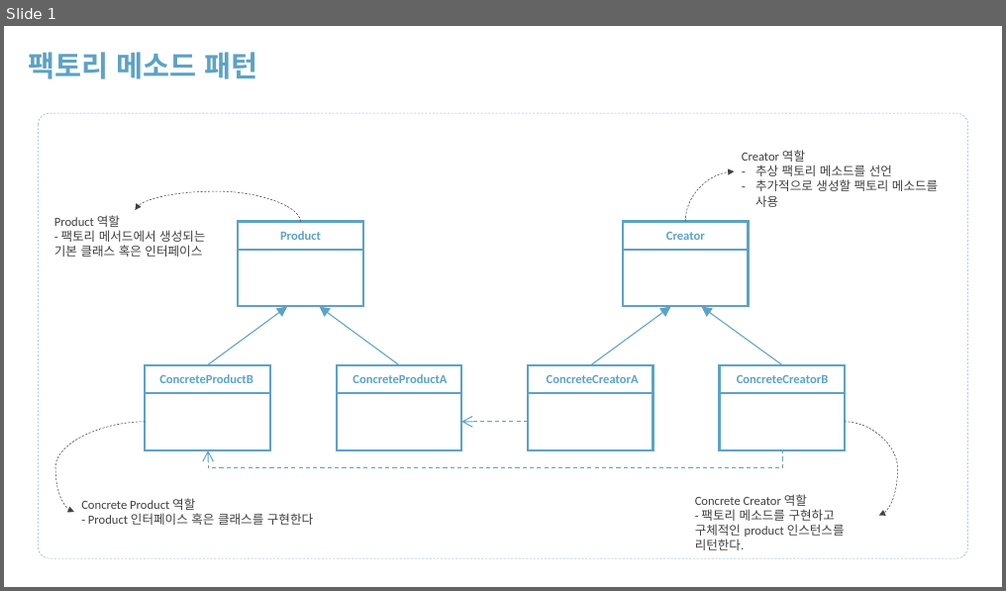
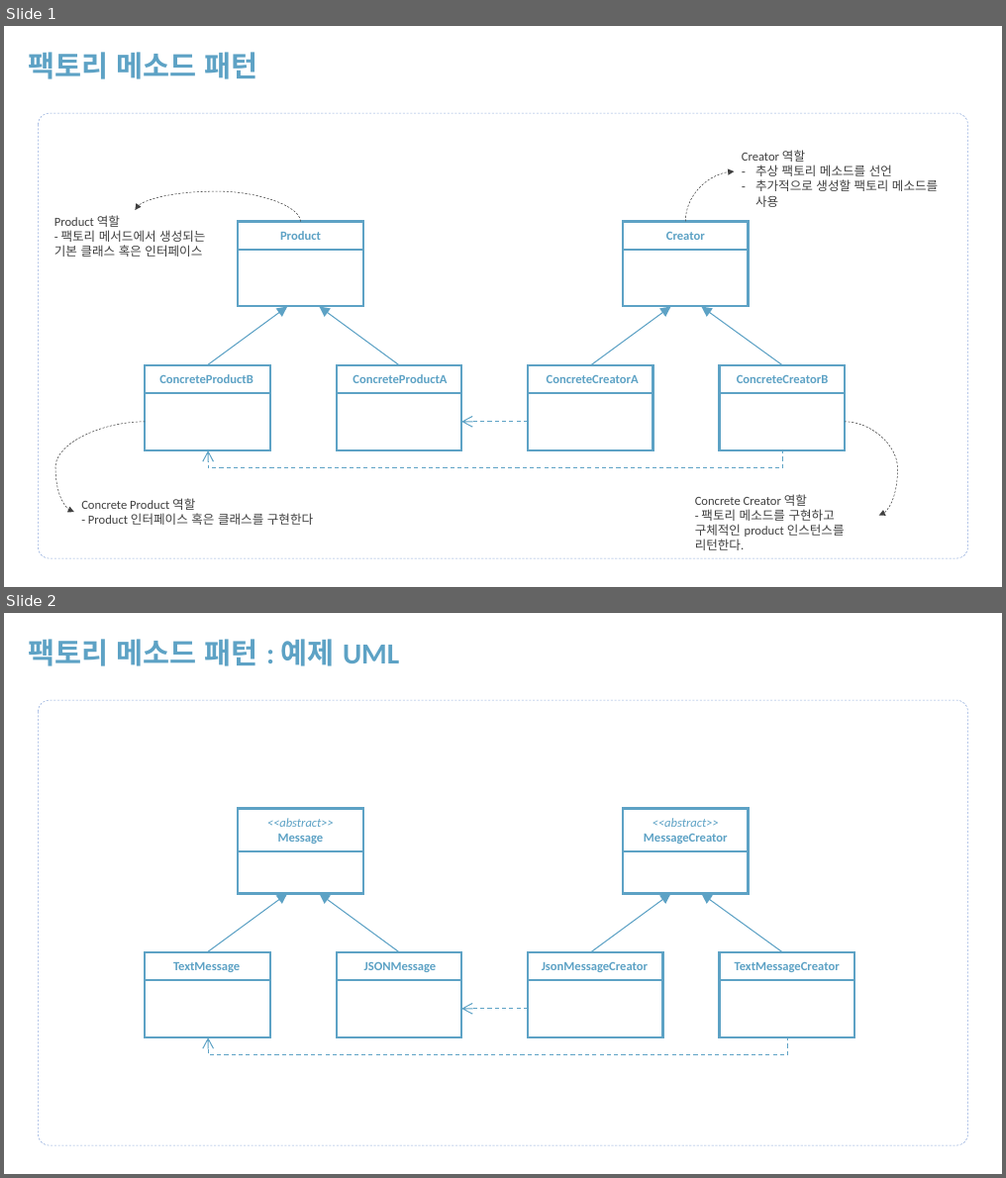
Before and after one commit to rudaks-han/book-summary, a slide deck: udemy-design-pattern/uml.pptx. Shown one above the other, each under a label of ours: slide 1 before the commit, slides 1 and 2 after it. The pictures are 1006x591 and 1006x1178 pixels, drawn with LibreOffice and Linux fonts; fonts in the diff are those of the drawing. Boxes give left, top, right and bottom in pixels: in the first picture for what was removed or moved away, otherwise in the second. Text is boxed around its words. In the diff, an @@ line names an element or a change of style, - is before the commit and + after.

```diff
--- a/udemy-design-pattern/uml.pptx
+++ b/udemy-design-pattern/uml.pptx
@@ slide 2 added at (4, 613, 1002, 1174), background #FFFFFF @@
@@ text added at (28, 639, 399, 666), 28 pt, text #5DA2C5, bold @@
+팩토리 메소드 패턴 : 예제 UML
@@ rounded rectangle added at (38, 700, 967, 1146), outline #8FAADC 0.5 pt dashed @@
@@ rectangle added at (239, 808, 363, 852), outline #5DA2C5 2 pt @@
@@ text added at (267, 818, 334, 844), 12 pt, text #5DA2C5, italic @@
+<<abstract>>
+Message
@@ rectangle added at (623, 808, 748, 852), outline #5DA2C5 2 pt @@
@@ text added at (644, 818, 728, 844), 12 pt, text #5DA2C5, bold @@
+<<abstract>>
+MessageCreator
@@ rectangle added at (239, 852, 363, 894), outline #5DA2C5 2 pt @@
@@ rectangle added at (623, 852, 748, 894), outline #5DA2C5 2 pt @@
@@ arrow added from (208, 953) to (288, 894), #5DA2C5 1 pt @@
@@ arrow added from (399, 953) to (319, 894), #5DA2C5 1 pt @@
@@ arrow added from (591, 953) to (671, 894), #5DA2C5 1 pt @@
@@ arrow added from (783, 953) to (702, 894), #5DA2C5 1 pt @@
@@ rectangle added at (145, 953, 269, 980), outline #5DA2C5 2 pt @@
@@ text added at (173, 962, 240, 972), 12 pt, text #5DA2C5, bold @@
+TextMessage
@@ rectangle added at (337, 953, 461, 980), outline #5DA2C5 2 pt @@
@@ text added at (364, 962, 437, 972), 12 pt, text #5DA2C5, bold @@
+JSONMessage
@@ rectangle added at (528, 953, 663, 980), outline #5DA2C5 2 pt @@
@@ text added at (542, 962, 648, 972), 12 pt, text #5DA2C5, bold @@
+JsonMessageCreator
@@ rectangle added at (720, 953, 855, 980), outline #5DA2C5 2 pt @@
@@ text added at (735, 962, 840, 972), 12 pt, text #5DA2C5, bold @@
+TextMessageCreator
@@ rectangle added at (145, 980, 269, 1038), outline #5DA2C5 2 pt @@
@@ rectangle added at (337, 980, 461, 1038), outline #5DA2C5 2 pt @@
@@ rectangle added at (528, 980, 663, 1038), outline #5DA2C5 2 pt @@
@@ rectangle added at (720, 980, 855, 1038), outline #5DA2C5 2 pt @@
@@ arrow added from (528, 1009) to (461, 1009), #5DA2C5 1 pt dashed @@
@@ elbow arrow added from (788, 1037) to (208, 1039), #5DA2C5 1 pt dashed @@
```
Also in this commit, not shown: 2 other slides added, 18 other files.
